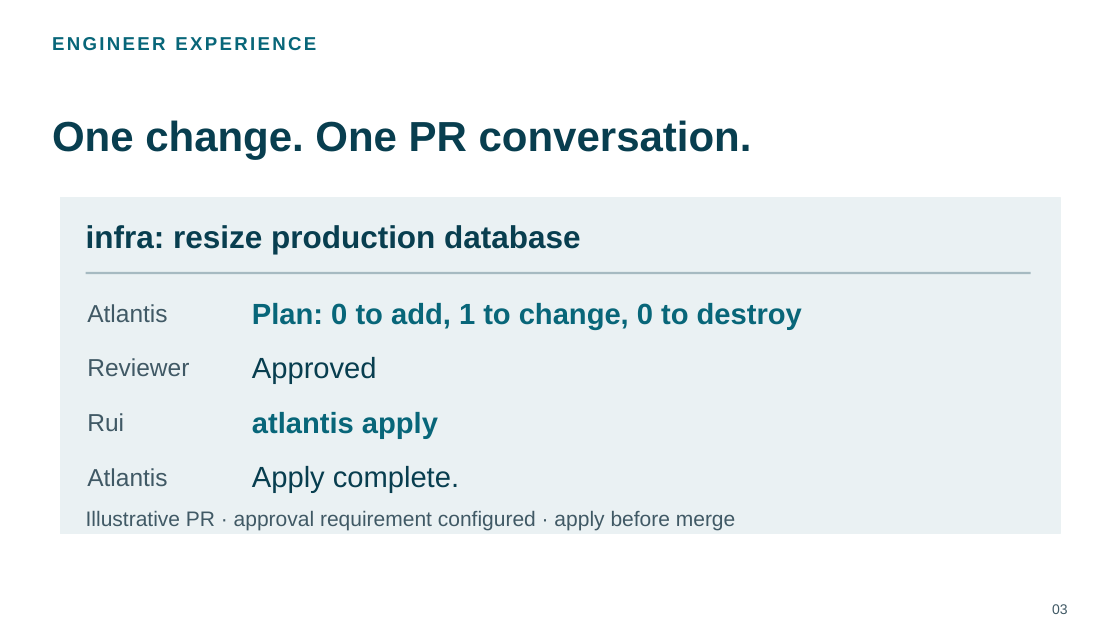
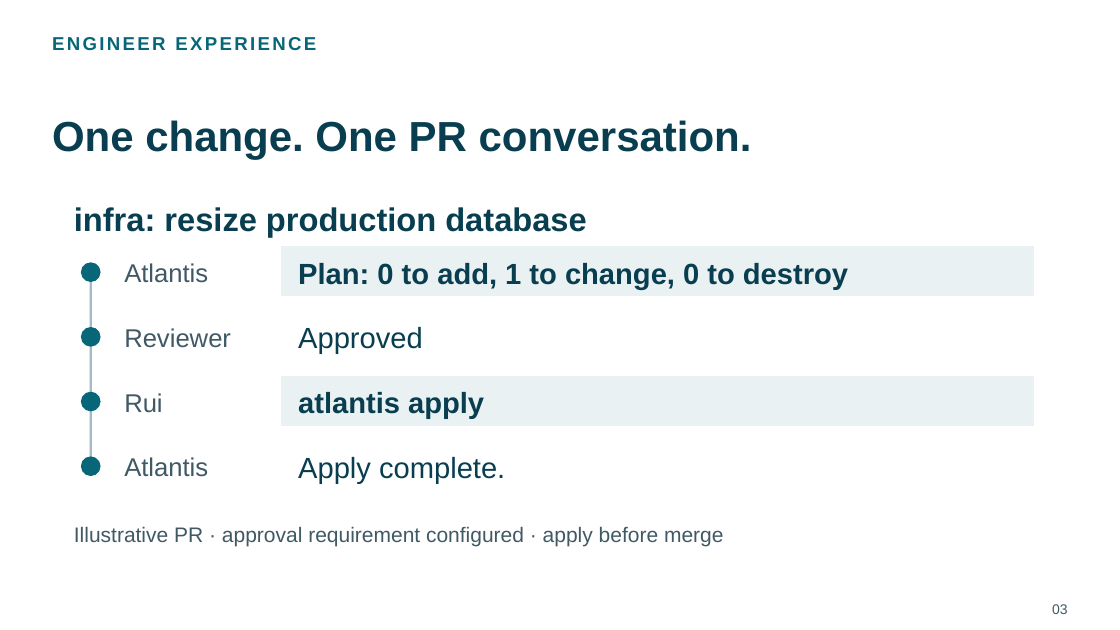
Before and after one commit to chenrui333/atlantis-talk, a slide deck: slide 3 of talks/kubecon-china-2026-atlantis-lightning/slides.pptx. Drawn at 1120x630 pixels with LibreOffice and Linux fonts; fonts in the diff are those of the drawing; background and template pictures are left out. Boxes give left, top, right and bottom in pixels: in the first picture for what was removed or moved away, otherwise in the second. Text is boxed around its words. In the diff, an @@ line names an element or a change of style, - is before the commit and + after.

Commit message:
docs: polish Atlantis lightning talk visuals and community links

```diff
--- a/talks/kubecon-china-2026-atlantis-lightning/slides.pptx
+++ b/talks/kubecon-china-2026-atlantis-lightning/slides.pptx
@@ text "infra: resize production database": place and size @@
-text "infra: resize production database" at box(86, 225, 581, 254)
+text "infra: resize production database" at box(74, 207, 586, 237)
@@ text "infra: resize production database" at box(74, 207, 586, 237): size 27 to 28 pt @@
@@ ellipse added at box(82, 263, 100, 281), fill #086679, outline #086679 1 pt @@
@@ line added from (91, 269) to (91, 465), #A6BAC1 2 pt @@
@@ text "Atlantis": place and size @@
-text "Atlantis" at box(87, 304, 167, 322)
+text "Atlantis" at box(124, 263, 208, 283)
@@ rectangle added at box(281, 247, 1033, 296), fill #EAF1F3, outline #EAF1F3 1 pt @@
@@ text "Plan: 0 to add, 1 ..." at box(298, 263, 848, 290): text colour #086679 to #083E4F @@
@@ text "Plan: 0 to add, 1 ...": place and size @@
-text "Plan: 0 to add, 1 ..." at box(252, 303, 802, 330)
+text "Plan: 0 to add, 1 ..." at box(298, 263, 848, 290)
@@ line removed from (86, 273) to (1031, 273) @@
@@ ellipse added at box(82, 328, 100, 346), fill #086679, outline #086679 1 pt @@
@@ size 21 to 22 pt in 4 elements at box(124, 263, 208, 283), box(124, 457, 208, 477), box(124, 393, 162, 413), box(124, 328, 231, 348) @@
@@ text "Reviewer": place and size @@
-text "Reviewer" at box(87, 358, 189, 376)
+text "Reviewer" at box(124, 328, 231, 348)
@@ text "Approved": place and size @@
-text "Approved" at box(252, 357, 377, 384)
+text "Approved" at box(298, 327, 423, 354)
@@ text "Rui": place and size @@
-text "Rui" at box(87, 413, 124, 431)
+text "Rui" at box(124, 393, 162, 413)
@@ rectangle: place and size @@
-rectangle at box(60, 197, 1060, 534)
+rectangle at box(281, 376, 1033, 425)
@@ text "atlantis apply": place and size @@
-text "atlantis apply" at box(252, 412, 438, 439)
+text "atlantis apply" at box(298, 392, 484, 419)
@@ text "atlantis apply" at box(298, 392, 484, 419): text colour #086679 to #083E4F @@
@@ ellipse added at box(82, 392, 100, 411), fill #086679, outline #086679 1 pt @@
@@ text "Atlantis": place and size @@
-text "Atlantis" at box(87, 468, 167, 486)
+text "Atlantis" at box(124, 457, 208, 477)
@@ text "Apply complete.": place and size @@
-text "Apply complete." at box(252, 466, 459, 493)
+text "Apply complete." at box(298, 457, 505, 484)
@@ ellipse added at box(82, 457, 100, 476), fill #086679, outline #086679 1 pt @@
@@ text "Illustrative PR · approval requirement ...": place and size @@
-text "Illustrative PR · approval requirement ..." at box(86, 511, 735, 531)
+text "Illustrative PR · approval requirement ..." at box(74, 526, 723, 546)
```
Also in this commit, not shown: 8 other slides changed, 19 other files.
